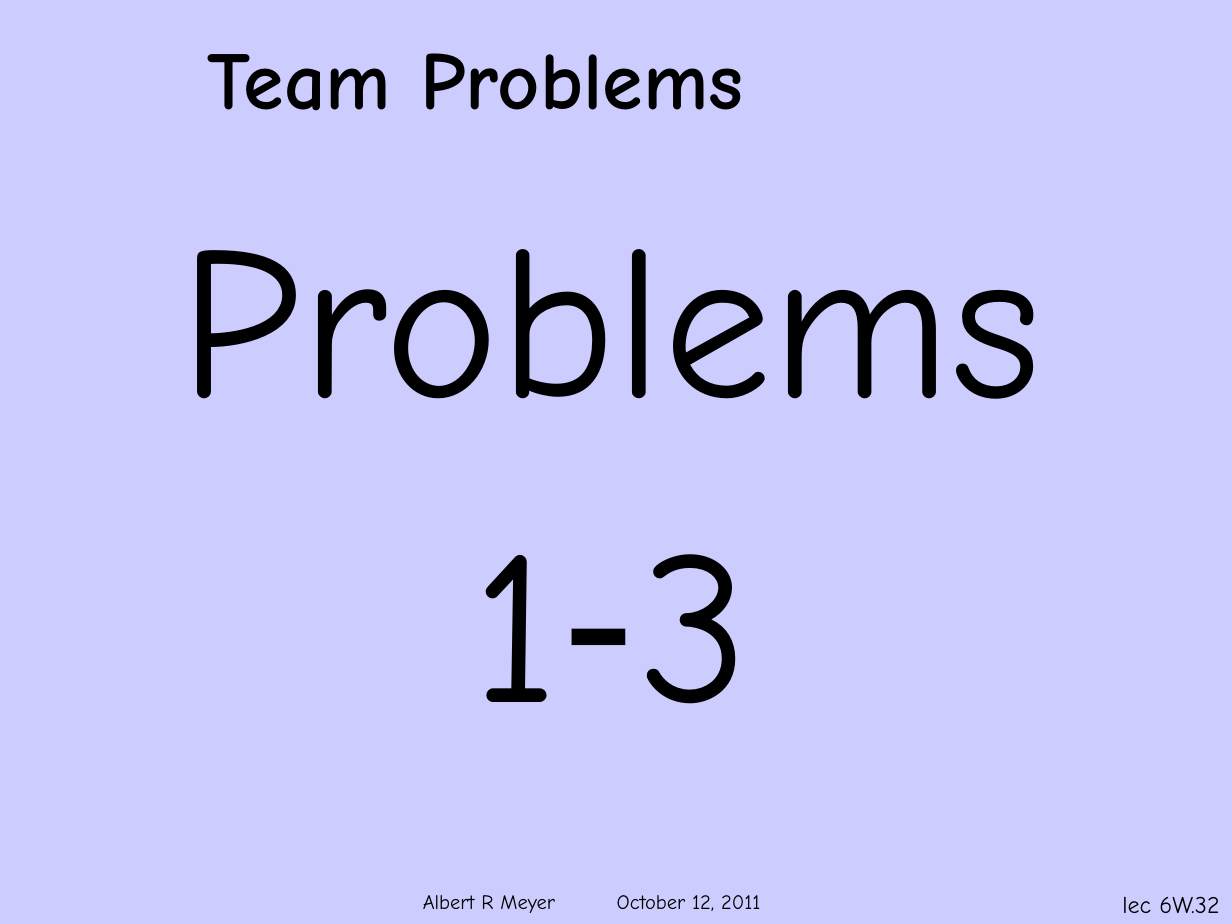
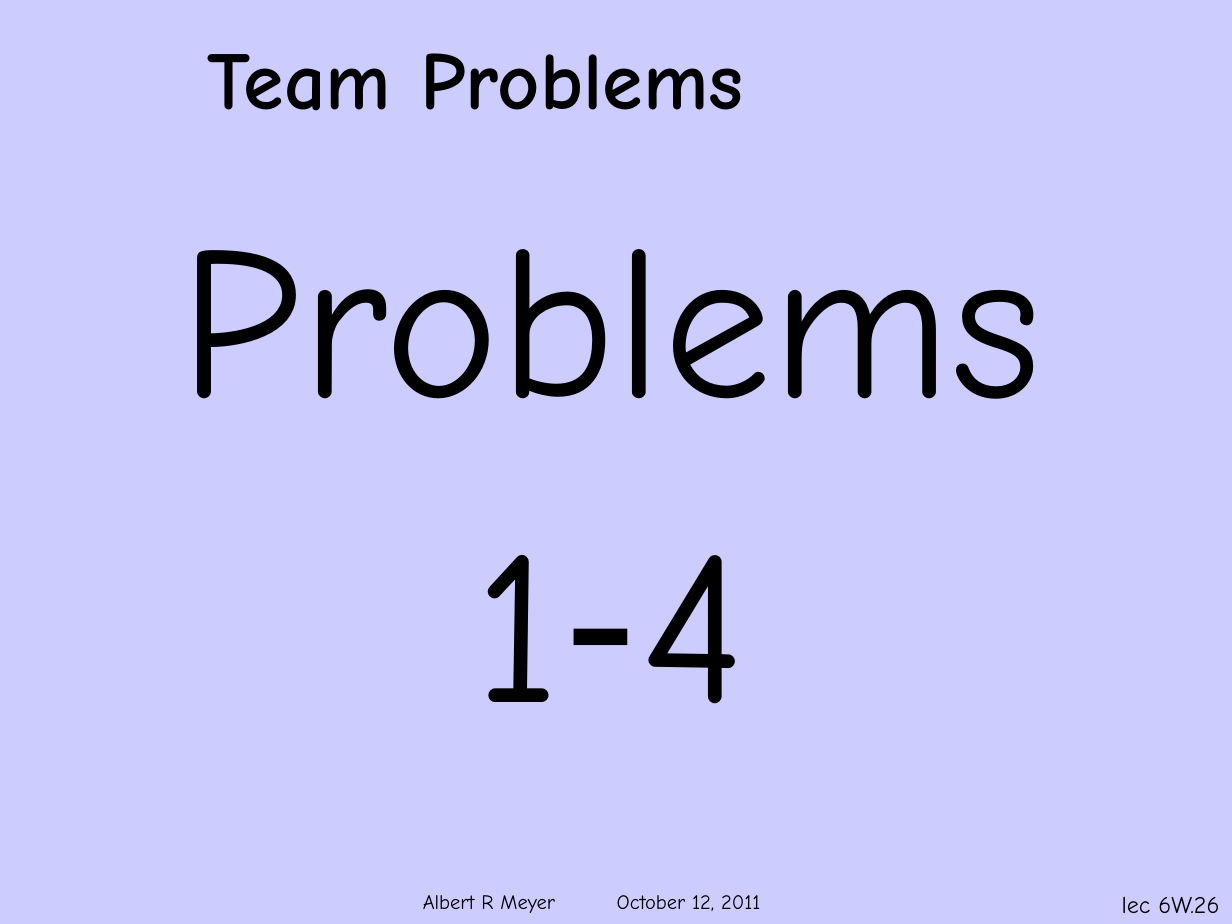
Before and after one commit to armeyer/mcs_web, a slide deck: slide 26 of fall11/slidesF11/slides6w.pptx (slide 32 before the commit). Drawn at 1232x924 pixels with LibreOffice and Linux fonts; fonts in the diff are those of the drawing; background and template pictures are left out. Boxes give left, top, right and bottom in pixels: in the first picture for what was removed or moved away, otherwise in the second. Text is boxed around its words. In the diff, an @@ line names an element or a change of style, - is before the commit and + after.

```diff
--- a/fall11/slidesF11/slides6w.pptx
+++ b/fall11/slidesF11/slides6w.pptx
@@ text at (475, 555, 747, 704): text changed @@
-1-3
+1-4
@@ page number at (1122, 897, 1219, 913): text changed @@
-lec 6W.32
+lec 6W.26
```
Also in this commit, not shown: 1 other slide changed, 8 slides removed, 1 other file.
